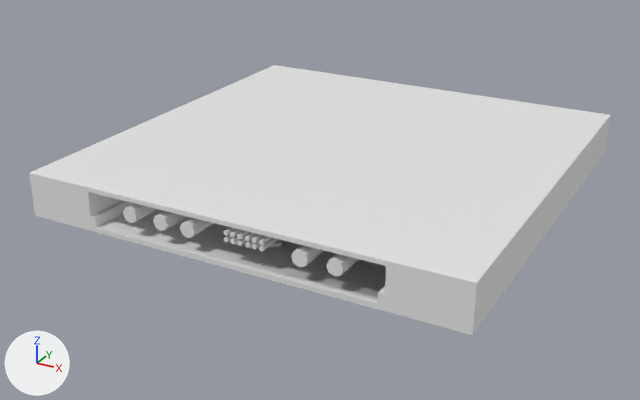
Before and after pictures for a commit that changed the FBX model Content/StaticMeshes/CeilingBroken_2m_wire.fbx.
Before and after are seen from a 50 mm lens placed at (1.77, -3.48, 1.59), pointed at (-0.09, -0.1, -0.1). Every picture has the same lights, and +X, +Y and +Z are marked at lower left. Where no turn or scale is listed for an object, it has been applied to the vertices. Vertices at the same position are counted once.

Script lines for the objects in view, before the commit:
```python
me_cylinder_033 = bpy.data.meshes.new('Cylinder.033')
me_cylinder_033.from_pydata(...)  # 744 vertices, 626 faces; spans x -1.01..0.99, y -1.0..1.0, z -0.28..0.08
ob_cylinder_028 = bpy.data.objects.new('Cylinder.028', me_cylinder_033)
ob_cylinder_028.location = (0.0, 0.0, 0.1)
```
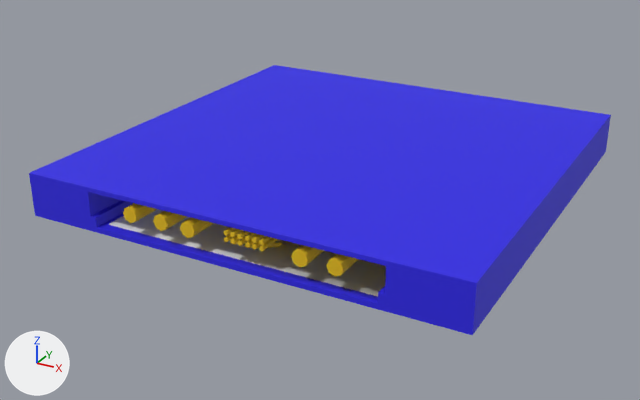
Location of each change, [x1, y1, x2, y2] in pixels of the pictures (640 x 400 px):
part 1 of me_cylinder_033, recoloured (white to yellow)
    both: [123, 203, 359, 277]
part 2 of me_cylinder_033, recoloured (white to blue)
    both: [29, 65, 547, 311]
part 3 of me_cylinder_033, recoloured (white to blue)
    both: [378, 106, 611, 335]

The change, as a diff of the scene's bpy script:
```diff
--- a/Content/StaticMeshes/CeilingBroken_2m_wire.fbx.py
+++ b/Content/StaticMeshes/CeilingBroken_2m_wire.fbx.py
@@ mat_m_pipes @@
+mat_m_pipes = principled_material('M_Pipes')
+mat_m_pipes.base_color = (0.8, 0.516, 0.00568)  # yellow #e7be11
+mat_m_pipes.roughness = 0.69
@@ mat_m_extra @@
+mat_m_extra = principled_material('M_extra')
+mat_m_extra.base_color = (0.0339, 0.8, 0.053)  # green #34e741
+mat_m_extra.roughness = 0.69
@@ mat_ceiling_grate @@
+mat_ceiling_grate = principled_material('Ceiling_Grate')
+mat_ceiling_grate.base_color = (0.8, 0.8, 0.8)  # white #e7e7e7
+mat_ceiling_grate.roughness = 0.69
@@ mat_metal @@
+mat_metal = principled_material('Metal')
+mat_metal.base_color = (0.0252, 0.016, 0.8)  # blue #2c22e7
+mat_metal.roughness = 0.69
@@ me_cylinder_033 @@
 me_cylinder_033.from_pydata(...)  # 744 vertices, 626 faces; spans x -1.01..0.99, y -1.0..1.0, z -0.28..0.08
 # used by ob_cylinder_028; location = (0.0, 0.0, 0.1)
+# me_cylinder_033 part 1: 362 of the faces centred in x -0.5..0.5, y -1.0..1.0, z -0.27..0.04 switch from no material to mat_m_pipes (yellow #e7be11)
+# me_cylinder_033 part 2: 67 of the faces centred in x -1.01..-0.01, y -1.0..1.0, z -0.12..0.08 switch from no material to mat_metal (blue #2c22e7)
+# me_cylinder_033 part 3: 46 of the faces centred in x 0.62..0.99, y -1.0..1.0, z -0.12..0.08 switch from no material to mat_metal (blue #2c22e7)
+me_cylinder_033.materials.append(mat_ceiling_grate)  # white #e7e7e7
+me_cylinder_033.materials.append(mat_m_extra)  # green #34e741
```
